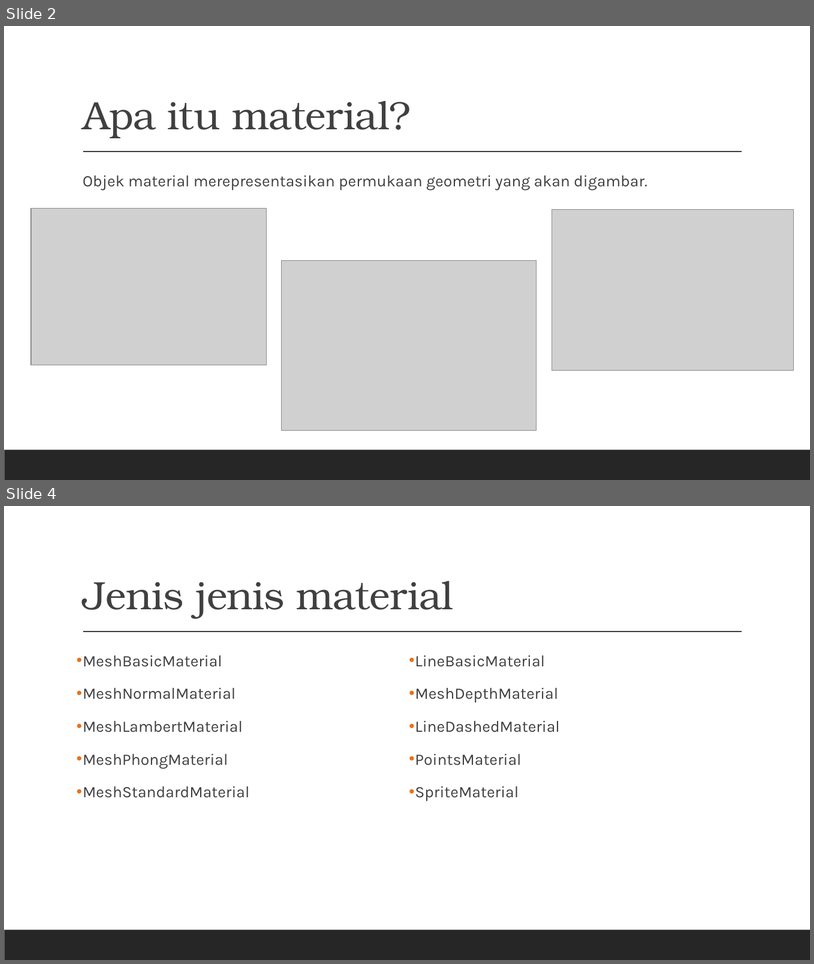
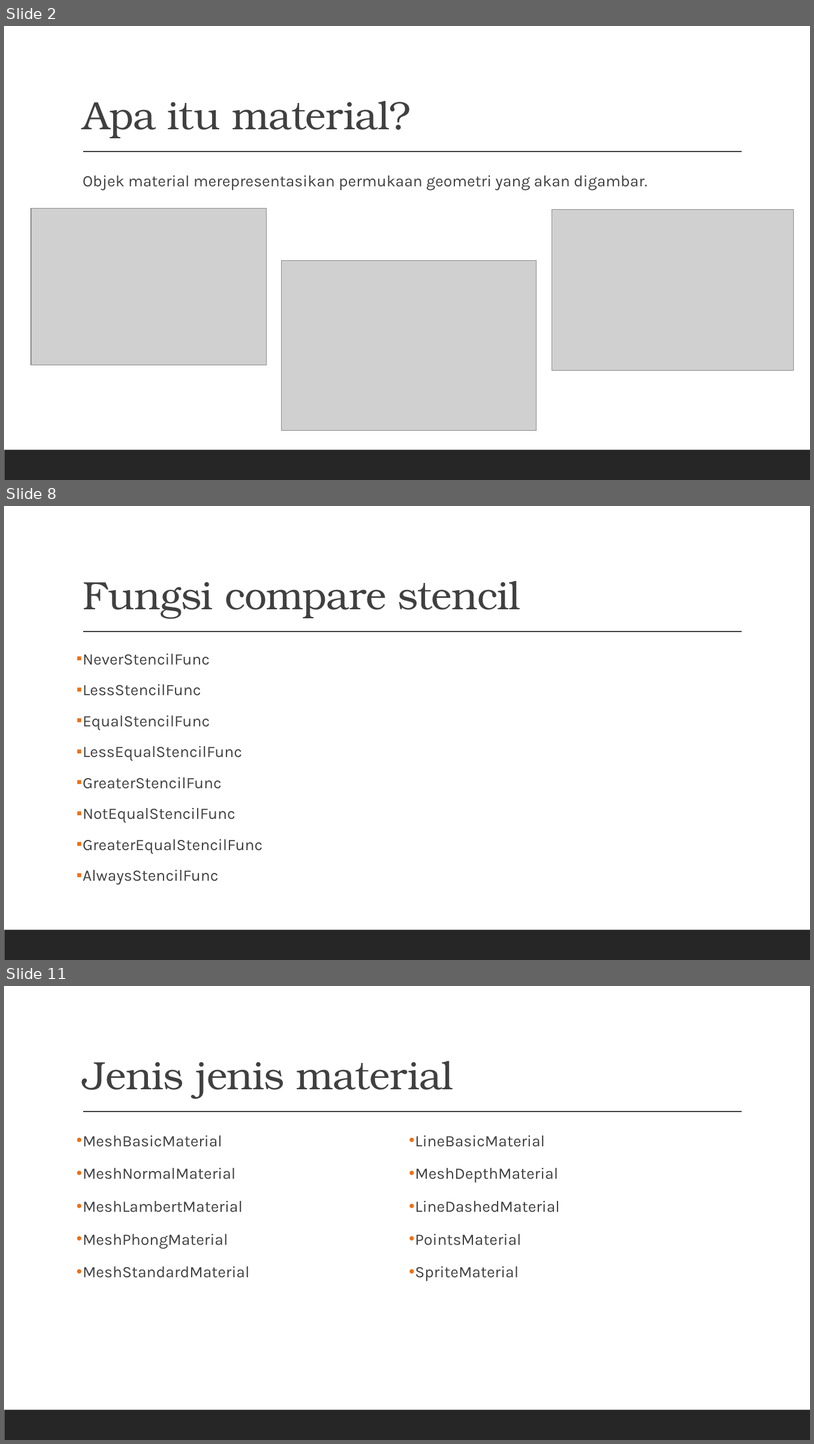
Before and after one commit to grafkom-2020/presentasi-threejs-grafkom-gang, a slide deck: documents/MATERIAL.pptx. Shown one above the other, each under a label of ours: slides 2 and 4 before the commit, slides 2, 8 and 11 after it; the slides between them are not shown. The pictures are 814x964 and 814x1444 pixels, drawn with LibreOffice and Linux fonts; fonts in the diff are those of the drawing; grey boxes stand for pictures. Boxes give left, top, right and bottom in pixels: in the first picture for what was removed or moved away, otherwise in the second. Text is boxed around its words. In the diff, an @@ line names an element or a change of style, - is before the commit and + after.

```diff
--- a/documents/MATERIAL.pptx
+++ b/documents/MATERIAL.pptx
@@ slide 8 added at [4,506,810,960], background #FFFFFF; not listed: 2 template elements that a slide beside it also shows @@
@@ title added at [83,581,521,619], 47 pt, text #404040 @@
+Fungsi compare stencil
@@ text added at [83,653,263,885], 19 pt, text #404040 @@
+▪ NeverStencilFunc
+▪ LessStencilFunc
+▪ EqualStencilFunc
+▪ LessEqualStencilFunc
+▪ GreaterStencilFunc
+▪ NotEqualStencilFunc
+▪ GreaterEqualStencilFunc
+▪ AlwaysStencilFunc
@@ what was slide 4 is now slide 11 @@
```
Also in this commit, not shown: 7 other slides added, 1 slide removed, 18 other files.
